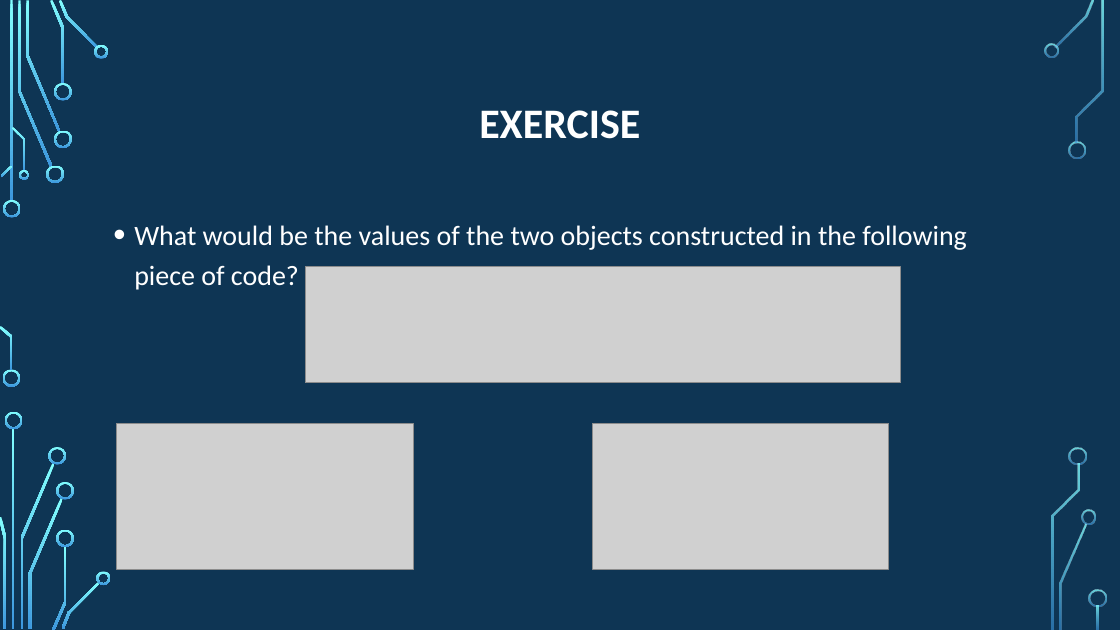
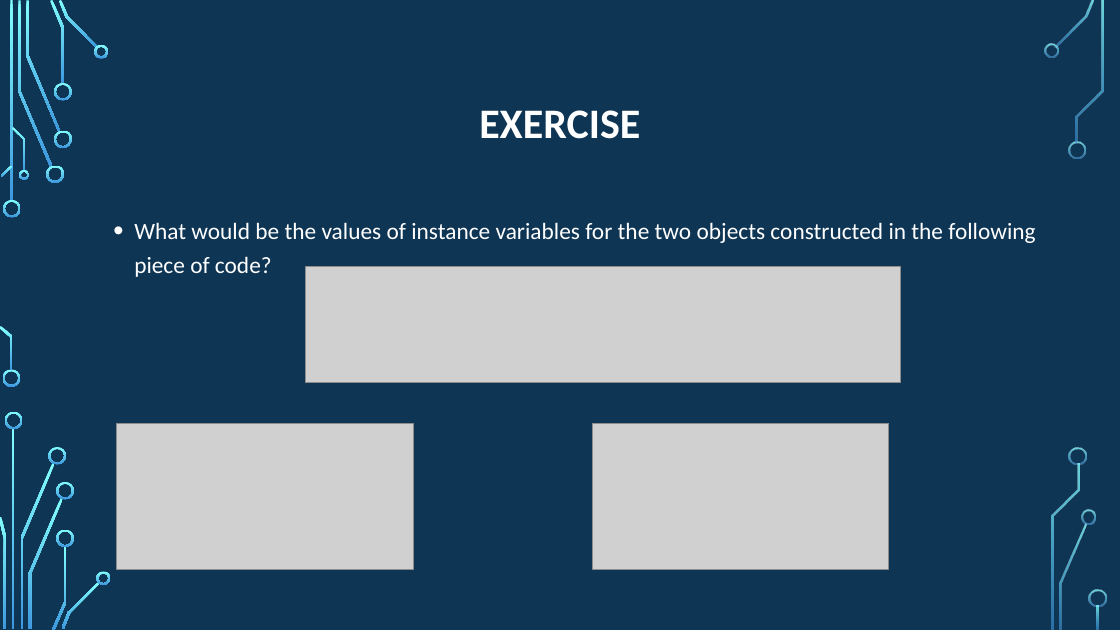
Before and after one commit to psypdt/Advanced_Summer_Course, a slide deck: slide 26 of Day4/Day_4.pptx. Drawn at 1120x630 pixels with LibreOffice and Linux fonts; fonts in the diff are those of the drawing; grey boxes stand for pictures; background and template pictures are left out. Boxes give left, top, right and bottom in pixels: in the first picture for what was removed or moved away, otherwise in the second. Text is boxed around its words. In the diff, an @@ line names an element or a change of style, - is before the commit and + after.

```diff
--- a/Day4/Day_4.pptx
+++ b/Day4/Day_4.pptx
@@ text at (134, 222, 1035, 277): text changed; size 24 to 20 pt @@
-• What would be the values of the two objects constructed in the following piece of code?
+• What would be the values of instance variables for the two objects constructed in the following piece of code?
```
Also in this commit, not shown: 18 other slides changed, 7 slides added.
